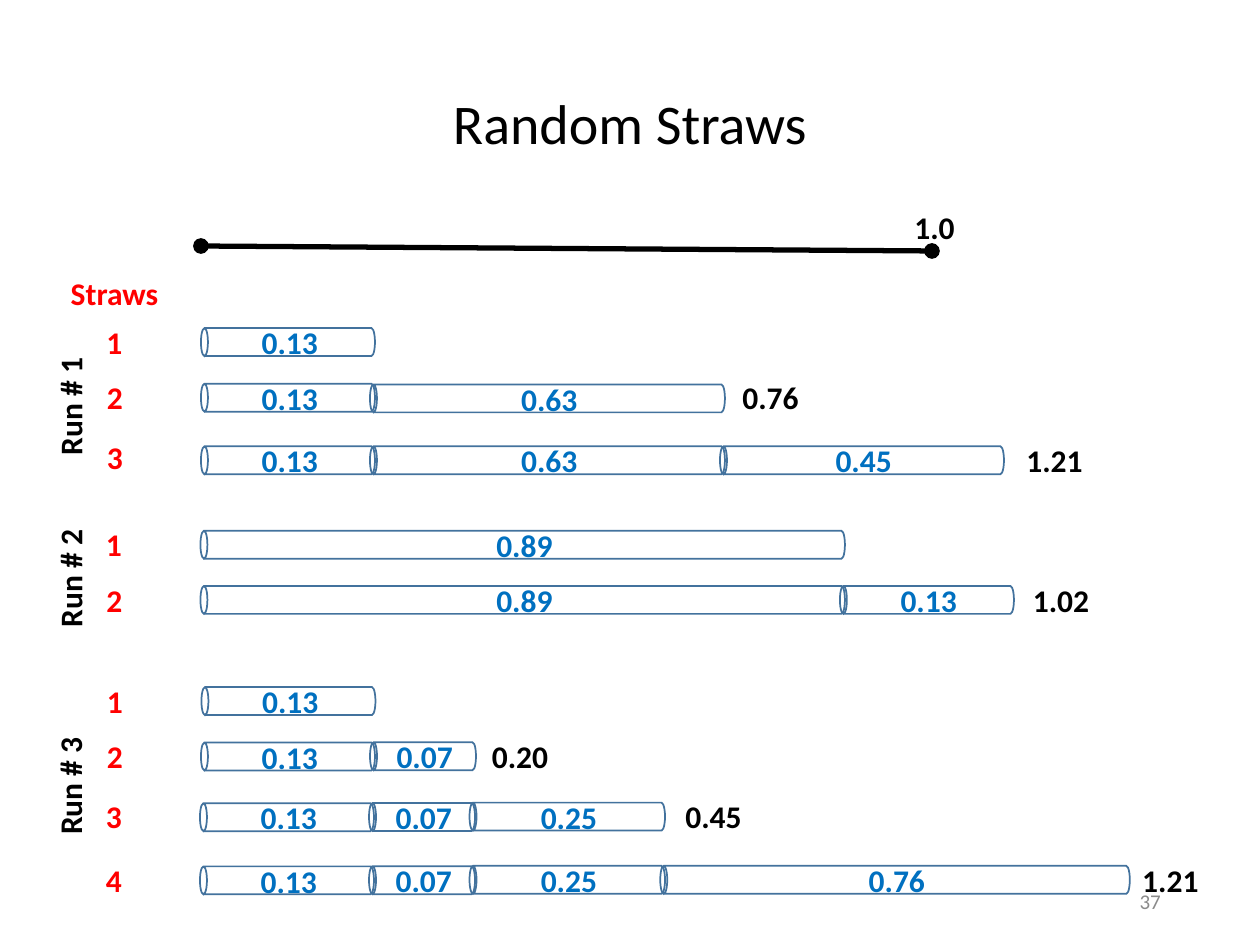
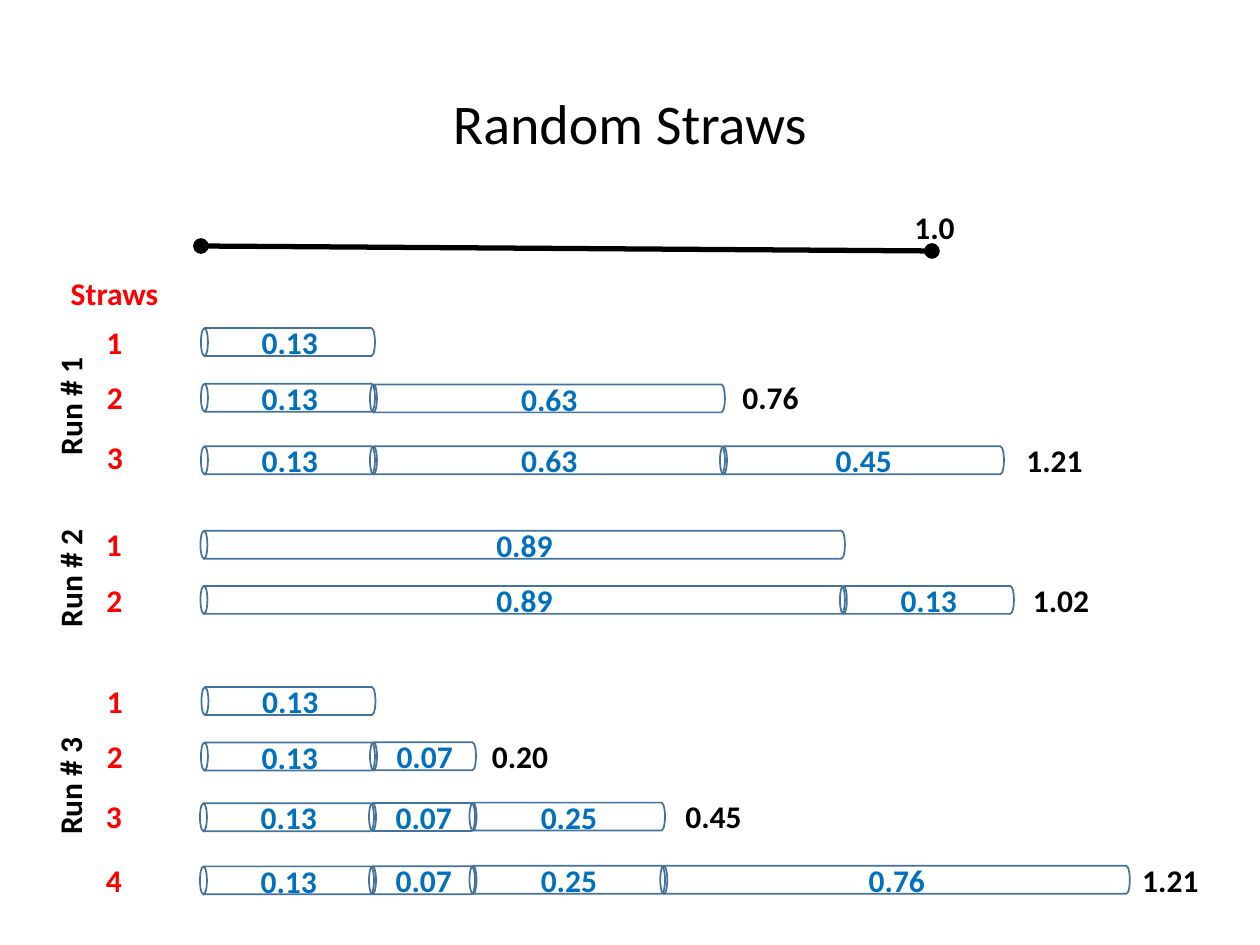
Before and after one commit to dbiersach/scicomp301-cpp-linux, a slide deck: slide 37 of session06/Session 06 - Statistics, Euler Line.pptx. Drawn at 1260x945 pixels with LibreOffice and Linux fonts; fonts in the diff are those of the drawing. Boxes give left, top, right and bottom in pixels: in the first picture for what was removed or moved away, otherwise in the second. Text is boxed around its words. In the diff, an @@ line names an element or a change of style, - is before the commit and + after.

```diff
--- a/session06/Session 06 - Statistics, Euler Line.pptx
+++ b/session06/Session 06 - Statistics, Euler Line.pptx
@@ page number removed at bbox=[1140, 891, 1161, 909] @@
-37
```
Also in this commit, not shown: 3 other files.
